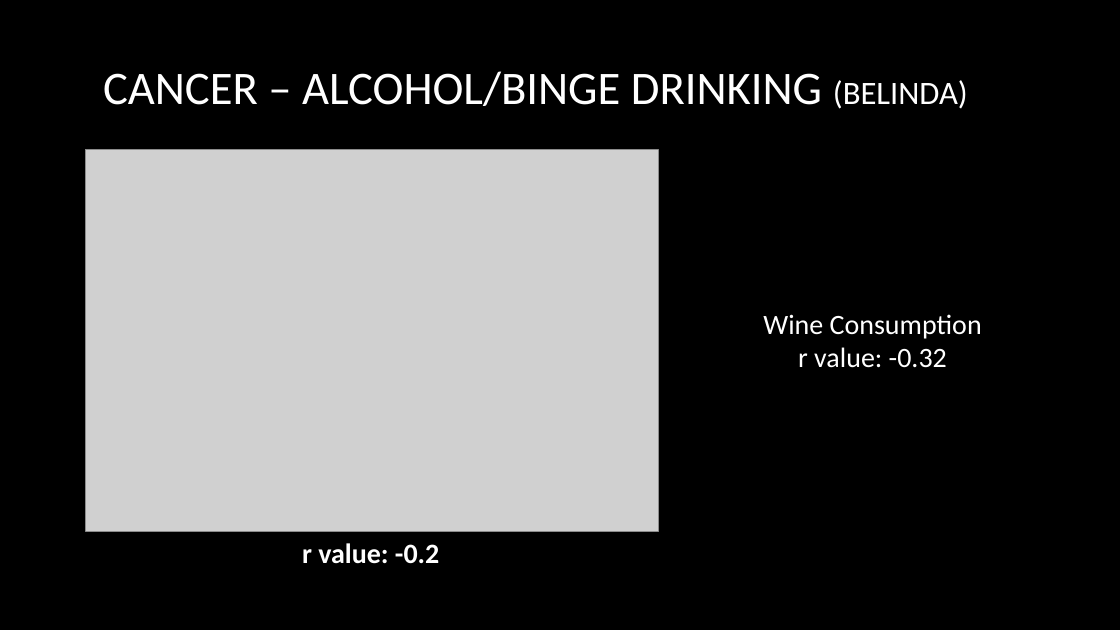
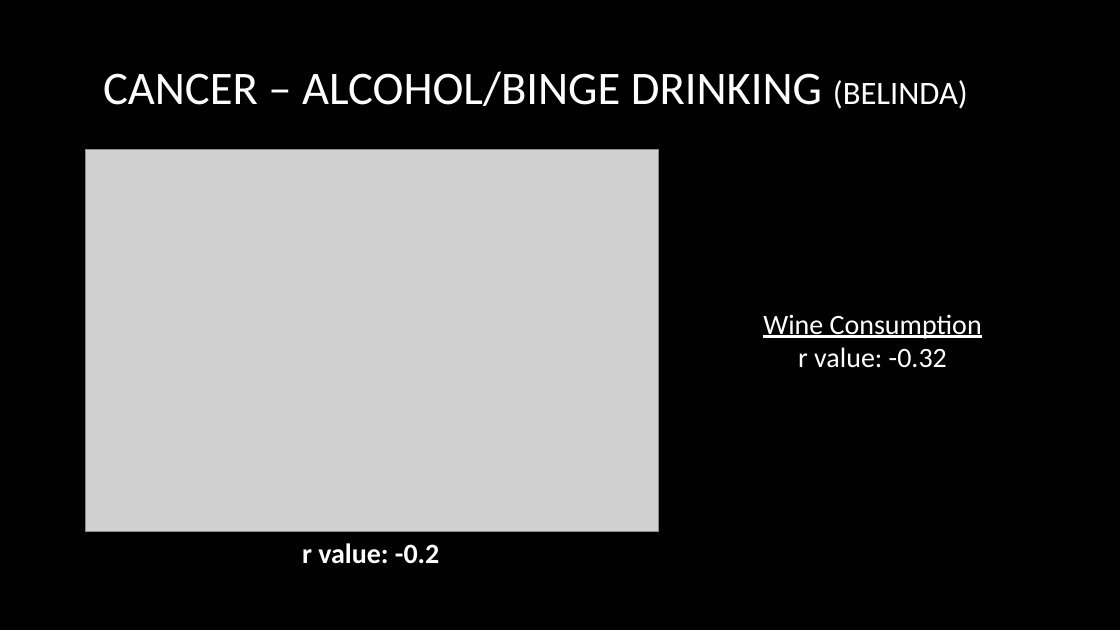
Before and after one commit to Phantogram/Project-BTTV, a slide deck: slide 7 of Project_One_BTTV.pptx. Drawn at 1120x630 pixels with LibreOffice and Linux fonts; fonts in the diff are those of the drawing; grey boxes stand for pictures; background and template pictures are left out. Boxes give left, top, right and bottom in pixels: in the first picture for what was removed or moved away, otherwise in the second. Text is boxed around its words. In the diff, an @@ line names an element or a change of style, - is before the commit and + after.

```diff
--- a/Project_One_BTTV.pptx
+++ b/Project_One_BTTV.pptx
@@ text at [763, 314, 982, 339]: underline on in "Wine Consumption" @@
```
Also in this commit, not shown: 8 other slides changed.
